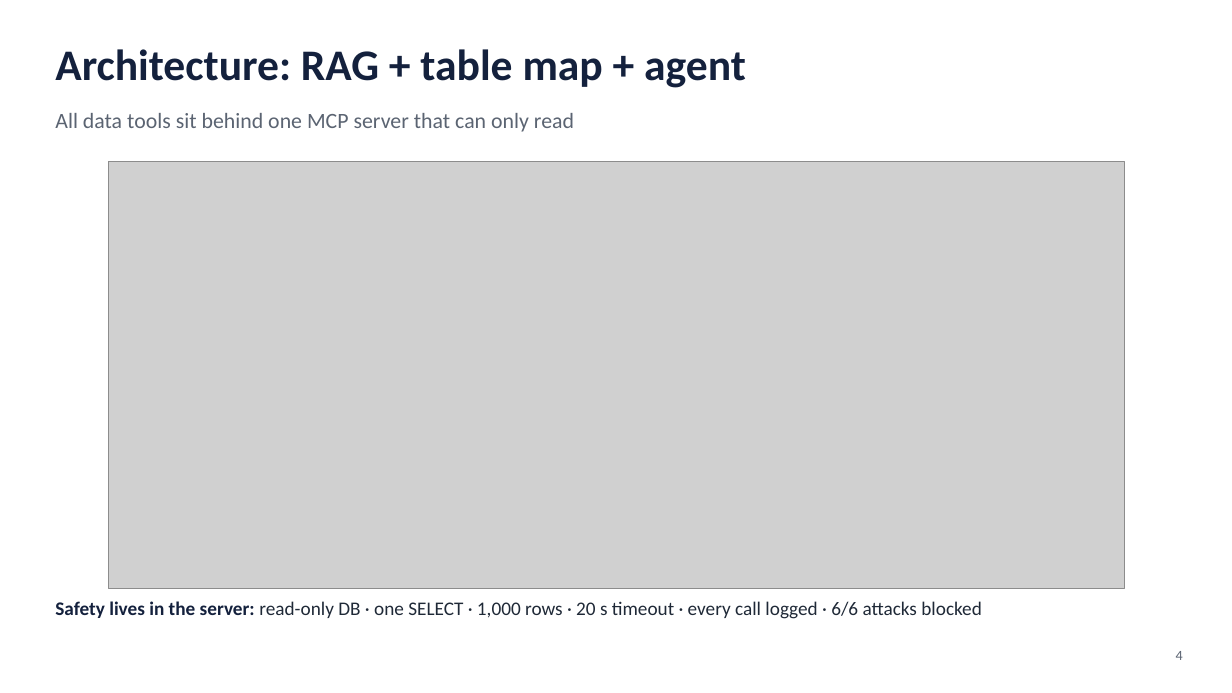
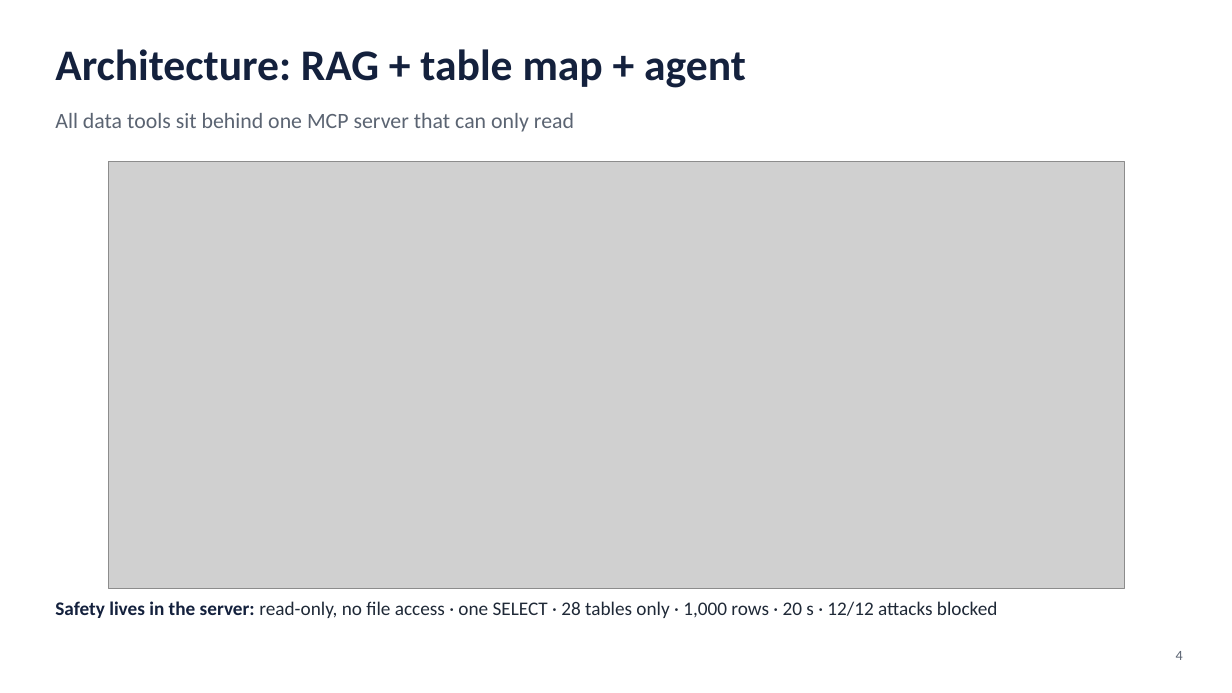
Before and after one commit to anshikachaurasia/AdsKG_agent, a slide deck: slide 4 of docs/AdsKG_Agent_Presentation.pptx. Drawn at 1232x693 pixels with LibreOffice and Linux fonts; fonts in the diff are those of the drawing; grey boxes stand for pictures. Boxes give left, top, right and bottom in pixels: in the first picture for what was removed or moved away, otherwise in the second. Text is boxed around its words. In the diff, an @@ line names an element or a change of style, - is before the commit and + after.

```diff
--- a/docs/AdsKG_Agent_Presentation.pptx
+++ b/docs/AdsKG_Agent_Presentation.pptx
@@ text at [55, 601, 998, 618]: text changed @@
-Safety lives in the server: read-only DB · one SELECT · 1,000 rows · 20 s timeout · every call logged · 6/6 attacks blocked
+Safety lives in the server: read-only, no file access · one SELECT · 28 tables only · 1,000 rows · 20 s · 12/12 attacks blocked
```
Also in this commit, not shown: 3 other slides changed, 1 slide added, 44 other files.
